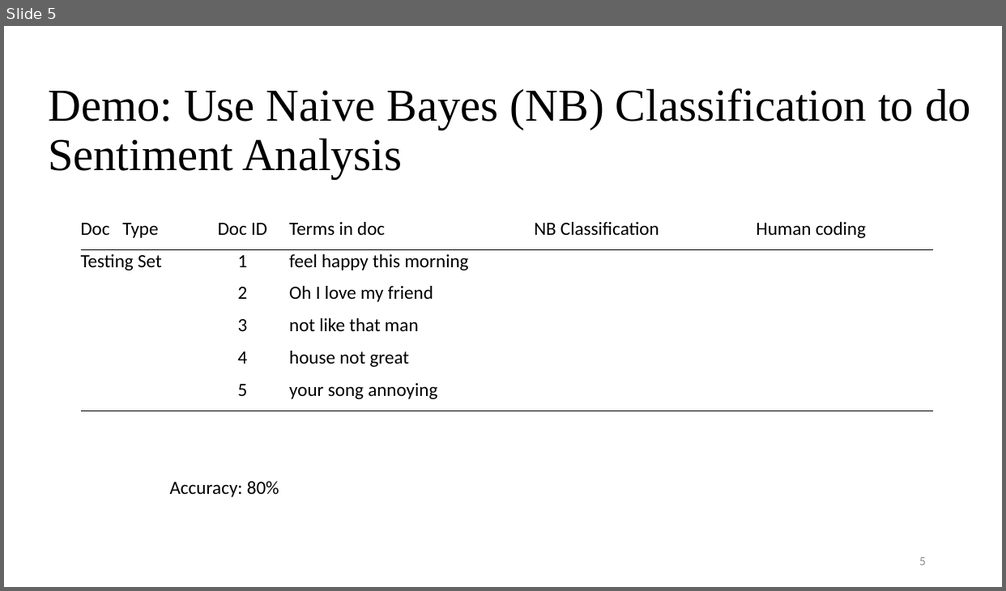
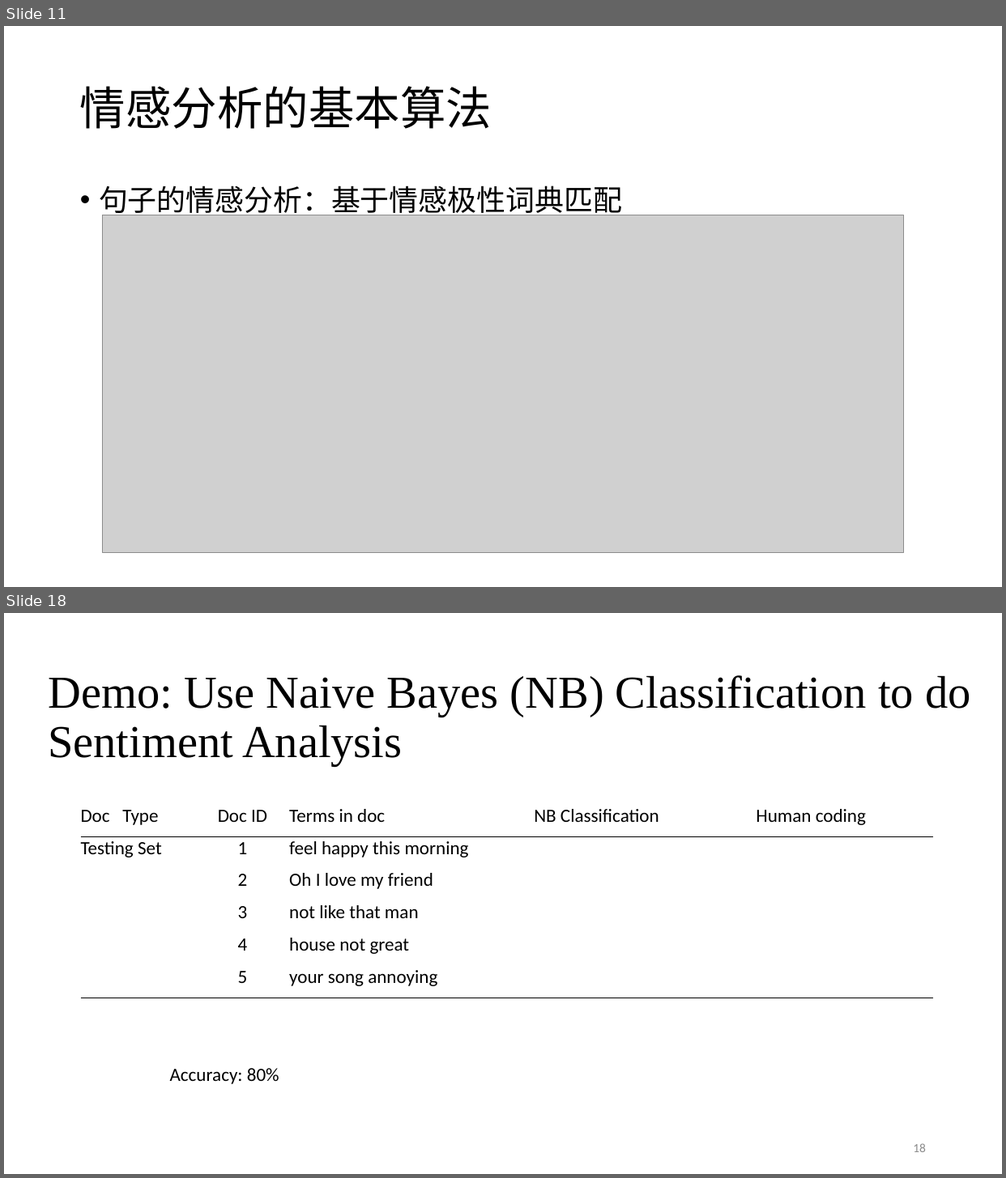
Before and after one commit to SocratesClub/ccrbook, a slide deck: slides/Chapter 3&4 语义建模 .pptx. Shown one above the other, each under a label of ours: slide 5 before the commit, slides 11 and 18 after it; the slides between them are not shown. The pictures are 1006x591 and 1006x1178 pixels, drawn with LibreOffice and Linux fonts; fonts in the diff are those of the drawing; grey boxes stand for pictures. Boxes give left, top, right and bottom in pixels: in the first picture for what was removed or moved away, otherwise in the second. Text is boxed around its words. In the diff, an @@ line names an element or a change of style, - is before the commit and + after.

```diff
--- a/slides/Chapter 3&4 语义建模 .pptx
+++ b/slides/Chapter 3&4 语义建模 .pptx
@@ slide 11 added at (4, 26, 1002, 587), background #FFFFFF @@
@@ title added at (80, 86, 492, 129), 44 pt, text #000000 @@
+情感分析的基本算法
@@ text added at (99, 186, 622, 219), 28 pt, text #000000 @@
+• 句子的情感分析：基于情感极性词典匹配
@@ picture added at (103, 215, 903, 552) @@
@@ what was slide 5 is now slide 18 @@
@@ page number at (913, 1144, 926, 1152): text changed @@
-5
+18
```
Also in this commit, not shown: 6 slides changed, 12 other slides added, 4 slides removed.
